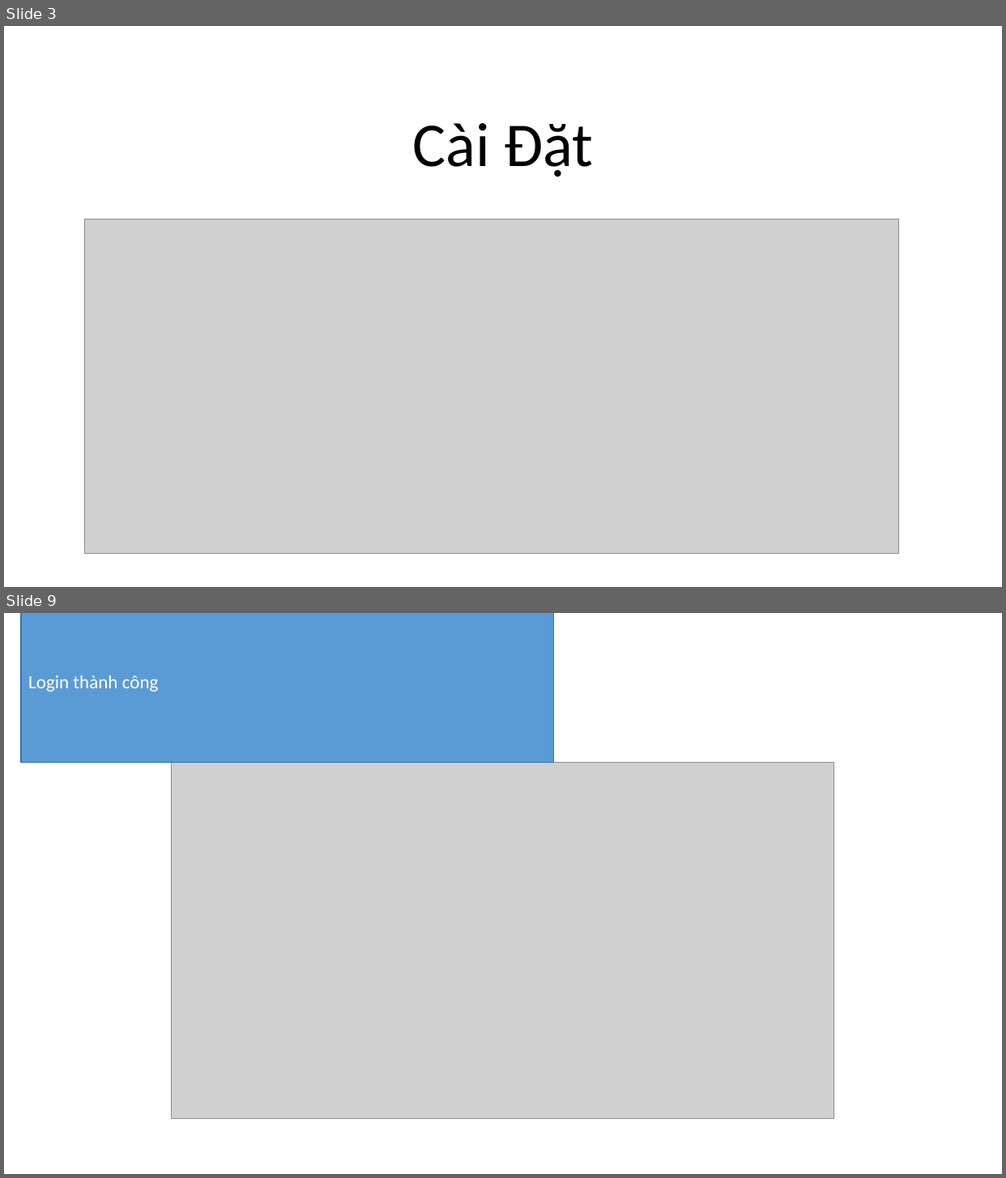
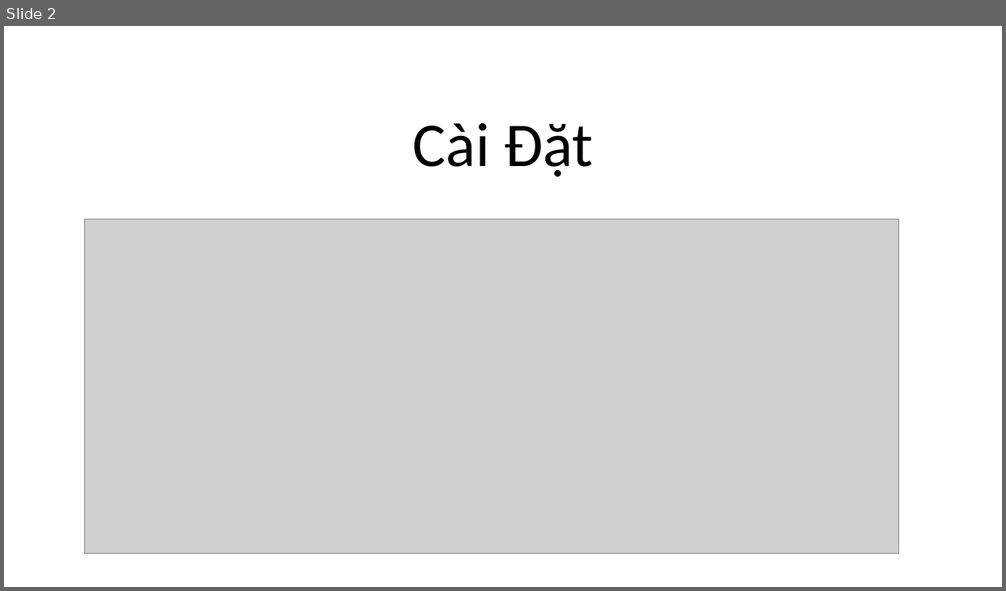
Before and after one commit to petertranhoanglinh/myoffice_demo, a slide deck: dos/React.pptx. Shown one above the other, each under a label of ours: slides 3 and 9 before the commit, slide 2 after it; the slides between them are not shown. The pictures are 1006x1178 and 1006x591 pixels, drawn with LibreOffice and Linux fonts; fonts in the diff are those of the drawing; grey boxes stand for pictures. Boxes give left, top, right and bottom in pixels: in the first picture for what was removed or moved away, otherwise in the second. Text is boxed around its words. In the diff, an @@ line names an element or a change of style, - is before the commit and + after.

```diff
--- a/dos/React.pptx
+++ b/dos/React.pptx
@@ slide 9 removed at (4, 613, 1002, 1174), background #FFFFFF @@
@@ rectangle removed at (21, 613, 554, 763) @@
-Login thành công
@@ picture removed at (172, 763, 834, 1119) @@
@@ what was slide 3 is now slide 2 @@
```
Also in this commit, not shown: 1 slide changed, 8 slides added, 13 other slides removed, 5 other files.
